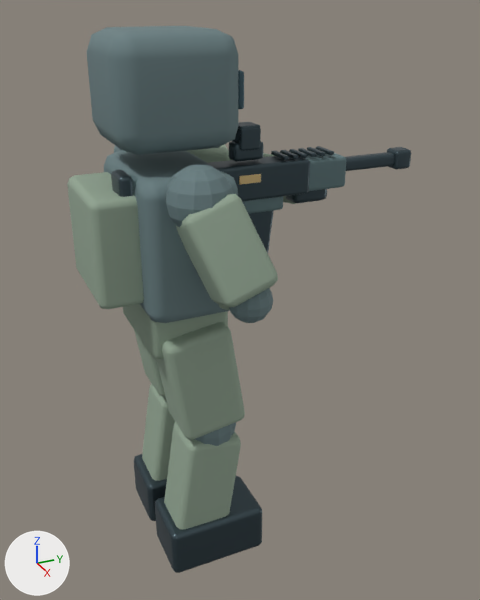
One commit to the Blender file art/operator.blend: the scene before it, then after it.
Both versions are drawn from a camera (50 mm lens) standing at (1.924, -0.62, 1.861) and looking at (0.019, 0.237, 0.909). The axes (+X, +Y, +Z) are drawn at lower left. The lights are the same throughout. The older version comes first.

The first picture shows 'OperatorSkin'.
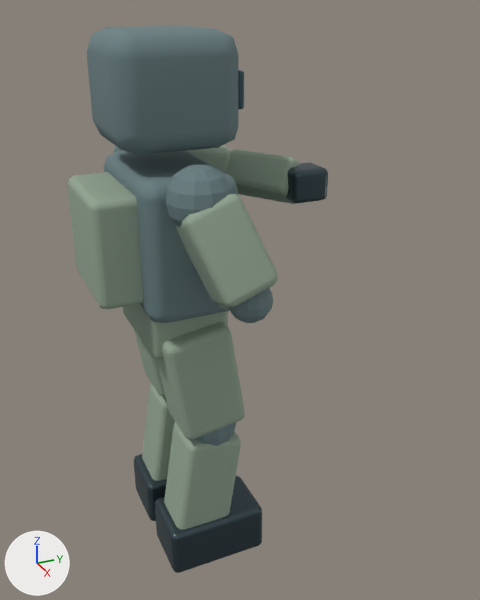
What differs and where, as boxes (x1, y1, x2, y2) in the pictures (480 x 600 px):
'OperatorSkin', reshaped (24% narrower): before (67, 26, 411, 573); after (67, 26, 328, 573)
part 1 of me_cube_021, deleted: before (111, 122, 411, 253)

The edits, one by one:
me_cube_021 is used by ob_operatorskin; location (0.0, 0.0, 0.0).
me_cube_021 had 2700 vertices, 2682 faces and spanned x -0.38..0.46, y -0.28..0.82, z 0.0..1.78.
me_cube_021 now has 1580 vertices, 1602 faces and spans x -0.38..0.46, y -0.28..0.52, z 0.0..1.78.
me_cube_021 part 1: 20 loose pieces with 1120 vertices, spanning x 0.05..0.15, y -0.19..0.82, z 1.08..1.52, are deleted.
me_cube_021 no longer uses material mat_slate___composite (greyish cyan #5d7679).
me_cube_021 no longer uses material mat_sand___markings (beige #e1c489).
